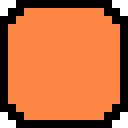
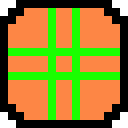
Revision of a layered w=128, h=128 image; what changed, layer by layer:
added layer "Layer 8" in group "Group 1" over [8, 8, 120, 120]
